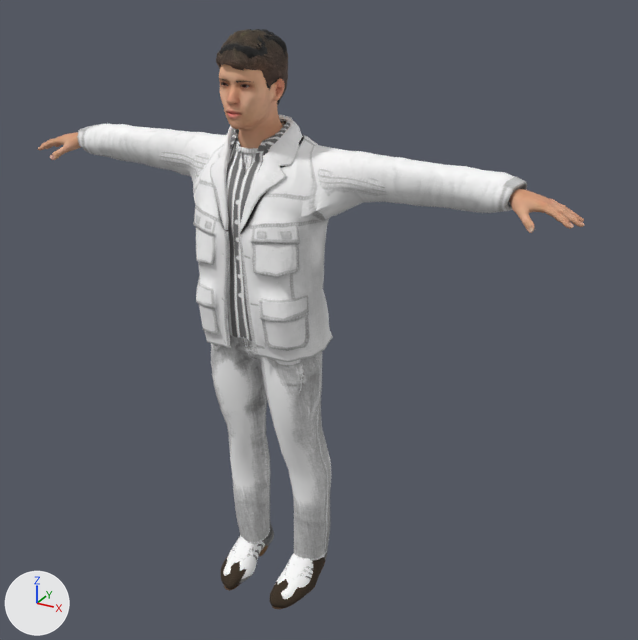
An edit to the glTF model models/person.glb, drawn before and after from the same camera.
One viewpoint serves both versions: a 50 mm camera at (1.306, -2.065, 1.977) aimed at (0.119, 0.092, 0.898). Lighting does not change. The marker at lower left points along +X, +Y and +Z. The older version comes first. Vertices at exactly the same position are counted once.

Names of what the first picture shows: 'hair_short02', 'pants_jeans', 'shoes_sneakers', 'shoes_timbs', 'skin', 'top_hoodie', 'top_hoodie_sleeve', 'top_varsity', 'top_varsity_sleeve' and 1 more.
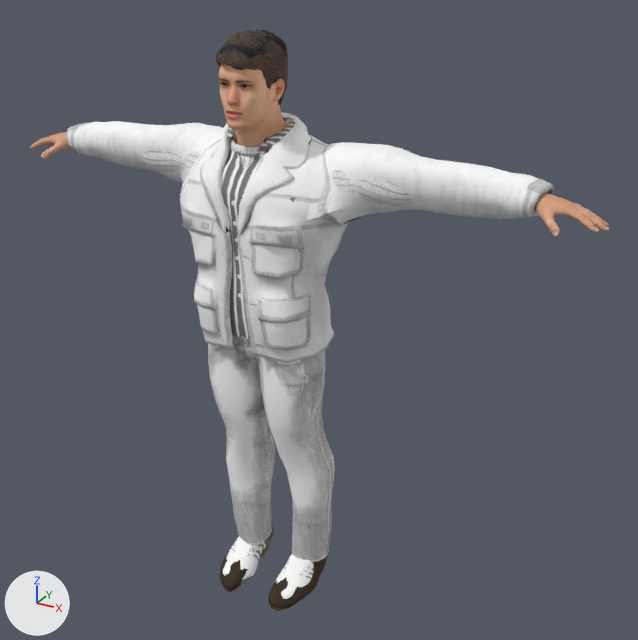
Changed parts and their boxes [x1, y1, x2, y2] in the pictures (638 x 640 px; the box of a moved part takes in the faces that stretch with it):
'top_varsity', reshaped (17% wider): before [193, 115, 355, 362]; after [180, 112, 370, 363]
'top_varsity_sleeve', reshaped (8% wider, 7% taller): before [77, 124, 527, 219]; after [66, 121, 554, 223]
'pants_jeans', reshaped: before [211, 335, 332, 561]; after [208, 335, 335, 562]
'skin', reshaped (6% wider): before [38, 64, 585, 233]; after [29, 64, 609, 237]
'top_hoodie_sleeve', reshaped: before [158, 150, 389, 196]; after [141, 149, 414, 206]
'top_hoodie', reshaped: before [235, 144, 258, 174]; after [225, 129, 259, 219]
part 2 of me_skin, moved or reshaped: before [38, 107, 585, 233]; after [29, 105, 609, 237]

The change in detail:
me_pants_jeans is used by ob_pants_jeans; location (0.0, 0.0, 0.0).
me_pants_jeans had 886 vertices, 1712 faces and spanned x -0.183..0.182, y -0.135..0.123, z 0.059..1.005.
me_pants_jeans now has 886 vertices, 1712 faces and spans x -0.192..0.192, y -0.139..0.135, z 0.058..1.018.
me_pants_jeans part 1: 885 of 886 vertices moved; they spanned x -0.183..0.182, y -0.135..0.123, z 0.059..1.005 and now span x -0.192..0.192, y -0.139..0.135, z 0.058..1.018; mean shift (0.0, 0.0, 0.003); largest move (0.084, 0.099, 0.386) -> (0.07, 0.119, 0.383).
me_skin is used by ob_skin; location (0.0, 0.0, 0.0).
me_skin had 13380 vertices, 26756 faces and spanned x -0.88..0.88, y -0.17..0.12, z -0.01..1.73.
me_skin now has 13380 vertices, 26756 faces and spans x -0.94..0.94, y -0.17..0.16, z -0.01..1.73.
me_skin part 2: 5377 of 13380 vertices moved; they spanned x -0.88..0.88, y -0.14..0.11, z 0.32..1.56 and now span x -0.94..0.94, y -0.16..0.16, z 0.31..1.56; mean shift (0.0, 0.01, -0.01); largest move (-0.5, 0.03, 1.34) -> (-0.57, 0.05, 1.33).
me_top_hoodie is used by ob_top_hoodie; location (0.0, 0.0, 0.0).
me_top_hoodie had 1296 vertices, 2484 faces and spanned x -0.217..0.218, y -0.146..0.108, z 0.919..1.487.
me_top_hoodie now has 1296 vertices, 2484 faces and spans x -0.271..0.26, y -0.172..0.132, z 0.916..1.491.
me_top_hoodie part 3: 1292 of 1296 vertices moved; they spanned x -0.217..0.218, y -0.146..0.108, z 0.919..1.487 and now span x -0.271..0.26, y -0.172..0.132, z 0.916..1.491; mean shift (0.0, 0.001, -0.001); largest move (-0.188, 0.03, 1.268) -> (-0.25, 0.04, 1.261).
me_top_hoodie_sleeve is used by ob_top_hoodie_sleeve; location (0.0, 0.0, 0.0).
me_top_hoodie_sleeve had 878 vertices, 1680 faces and spanned x -0.676..0.676, y -0.066..0.138, z 1.281..1.436.
me_top_hoodie_sleeve now has 878 vertices, 1680 faces and spans x -0.737..0.737, y -0.07..0.179, z 1.272..1.442.
me_top_hoodie_sleeve part 4: 878 of 878 vertices moved; they spanned x -0.676..0.676, y -0.066..0.138, z 1.281..1.436 and now span x -0.737..0.737, y -0.07..0.179, z 1.272..1.442; mean shift (0.0, 0.017, -0.006).
me_top_varsity is used by ob_top_varsity; location (0.0, 0.0, 0.0).
me_top_varsity had 1585 vertices, 2800 faces and spanned x -0.274..0.274, y -0.182..0.144, z 0.855..1.516.
me_top_varsity now has 1585 vertices, 2800 faces and spans x -0.309..0.309, y -0.184..0.17, z 0.855..1.521.
me_top_varsity part 5: 1585 of 1585 vertices moved; they spanned x -0.274..0.274, y -0.182..0.144, z 0.855..1.516 and now span x -0.309..0.309, y -0.184..0.17, z 0.855..1.521; mean shift (0.0, -0.002, 0.001).
me_top_varsity_sleeve is used by ob_top_varsity_sleeve; location (0.0, 0.0, 0.0).
me_top_varsity_sleeve had 802 vertices, 1484 faces and spanned x -0.714..0.714, y -0.106..0.147, z 1.257..1.452.
me_top_varsity_sleeve now has 802 vertices, 1484 faces and spans x -0.777..0.777, y -0.133..0.193, z 1.248..1.452.
me_top_varsity_sleeve part 6: 802 of 802 vertices moved; they spanned x -0.714..0.714, y -0.106..0.147, z 1.257..1.452 and now span x -0.777..0.777, y -0.133..0.193, z 1.248..1.452; mean shift (0.0, 0.017, -0.005).
